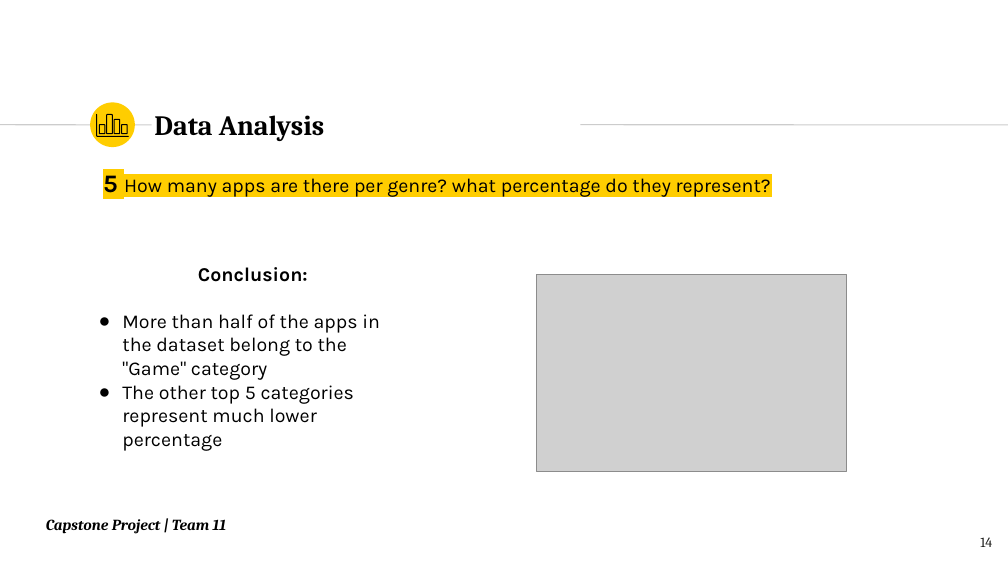
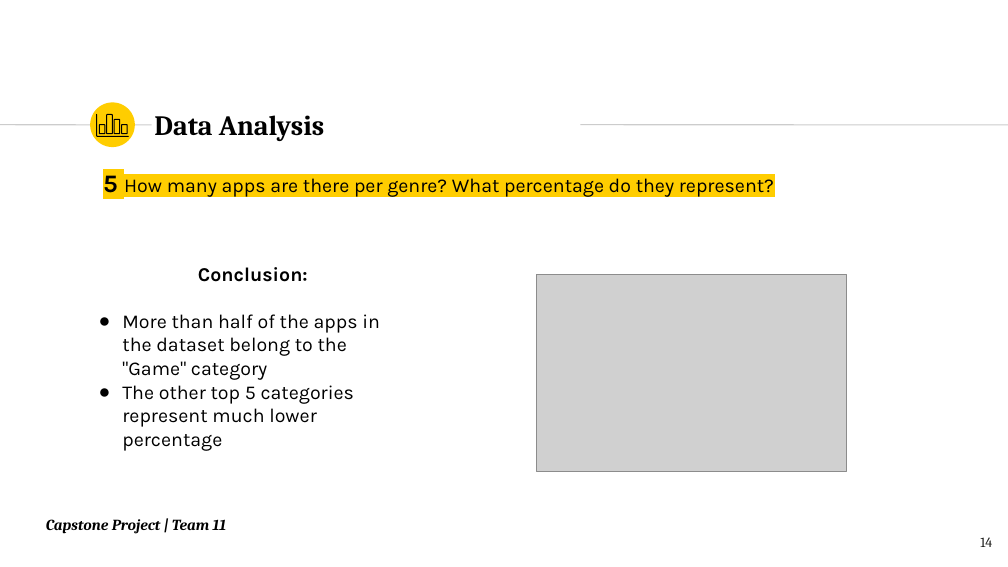
Before and after one commit to DanielaNy/Pyladies_Amsterdam_Capstone_Project, a slide deck: slide 14 of Team_11_Capstone_PyladiesAms_v.3.pptx. Drawn at 1008x567 pixels with LibreOffice and Linux fonts; fonts in the diff are those of the drawing; grey boxes stand for pictures. Boxes give left, top, right and bottom in pixels: in the first picture for what was removed or moved away, otherwise in the second. Text is boxed around its words. In the diff, an @@ line names an element or a change of style, - is before the commit and + after.

```diff
--- a/Team_11_Capstone_PyladiesAms_v.3.pptx
+++ b/Team_11_Capstone_PyladiesAms_v.3.pptx
@@ text at (103,175,774,198): text changed @@
-5 How many apps are there per genre? what percentage do they represent?
+5 How many apps are there per genre? What percentage do they represent?
```
Also in this commit, not shown: 10 other slides changed.
